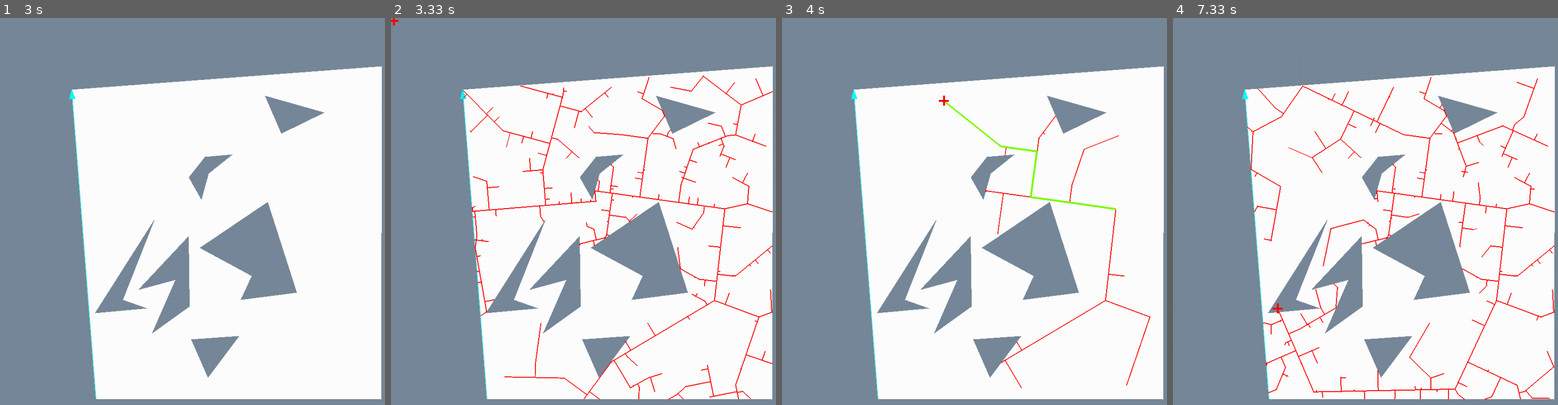
Above: before the commit, frames 1-4 (left to right).
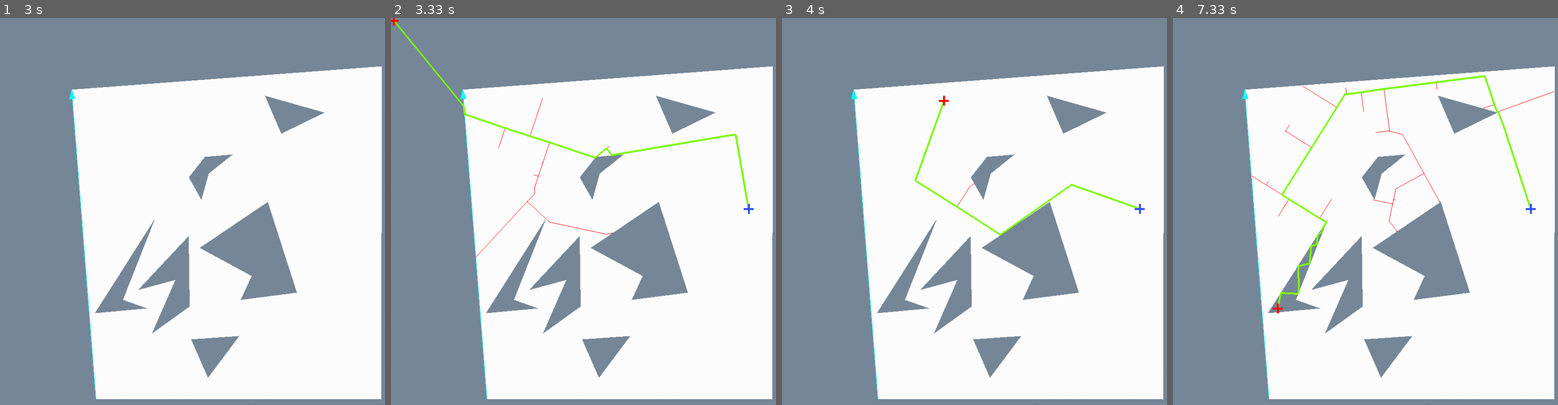
Above: after the commit, the same moments.

Repository: DoYouEvenStackSmash/planning-algorithms-exercises
Game: pygame game, started from src/ch5/random-dense-tree/rdt-demo.py
Two runs of this game, one before a commit and one after it. Both use one fixed random seed, a clock stepped at 60 frames per second and the inputs below.
Inputs (mouse positions are in pixels of both pictures, inside the frame that each line leads up to):
- Up to frame 1 (3 s): no input
- Up to frame 2 (3.33 s): no input
- Up to frame 3 (4 s): move the mouse to (1005, 176) at 3.37 s; move the mouse to (943, 99) at 3.87 s
- Up to frame 4 (7.33 s): move the mouse to (1230, 149) at 4.47 s; move the mouse to (1511, 172) at 5.25 s; move the mouse to (1265, 95) at 6.15 s; move the mouse to (1276, 308) at 7.13 s

Frame 1 is identical in both runs. In frame 2, 3.8% of the frame differs, in the area x 0-100%, y 0-99%; in frame 3, 1.4%; in frame 4, 4.1%, in the area x 19-100%, y 14-99%.

Commit message:
updated the rdt for better performance

Diff:
--- a/src/ch5/random-dense-tree/helpers.py
+++ b/src/ch5/random-dense-tree/helpers.py
@@ -147,7 +147,7 @@
         return edge_list[min_eidx]
 
 
-def check_path(vlist, obs_edge_set, sv_idx, tpt, edge_set):
+def check_path(vlist, obs_edge_set, sv_idx, tpt, edge_set, ovl):
     """
     Given a source point and a target point, computes the closest point between them on the boundary of an obstacle
     if it exists, otherwise creates the goal point.
@@ -158,7 +158,7 @@
 
     # check each obstacle edge for intersections
     for e in obs_edge_set:
-        p1, p2 = e
+        p1, p2 = ovl[e[0]].pt, ovl[e[1]].pt
         I = VerticalCellDecomposition.get_intersection_pt(p1, p2, sv, theta)
         if test_for_intersection(p1, p2, sv, theta):
             d = dist(I, sv)
@@ -187,7 +187,7 @@
     Returns True/False
     """
     I = VerticalCellDecomposition.get_intersection_pt(A, B, C, theta)
-    T = mfn.pol2car(C, 0.1, theta)
+    T = mfn.pol2car(C, 0.2, theta)
     test_distance = mfn.euclidean_dist(T, I)
     curr_distance = mfn.euclidean_dist(C, I)
 
--- a/src/ch5/random-dense-tree/rdt-demo.py
+++ b/src/ch5/random-dense-tree/rdt-demo.py
@@ -15,9 +15,9 @@
 
 
 rng = np.random.default_rng()
-rand_val = lambda: (int(rng.uniform(0, 10)))
+rand_val = lambda: (int(rng.uniform(0, 3)))
 
-def RDT_loop(screen, start, goal, obs_edge_set, input_points):
+def RDT_loop(screen, start, goal, obs_edge_set, input_points, obstacle_vertex_list):
     """
     Given a start and goal, construct an RDT over the world in search of the goal
     """
@@ -25,15 +25,27 @@
     edge_set = set()
     global rand_val
     el = None
-
-    for i in range(len(input_points)):
+    # randvals = [rand_val() for _ in range(len(input_points))]
+    i = 0
+    while i < len(input_points):
         tpt = input_points[i]
-
         # beeline for the goal
         if rand_val() == 1:
             tpt = goal
+            i = i-1
+        else:
+            f2 = get_nearest_feature(obstacle_vertex_list, obs_edge_set, tpt)
+            n = None
+            if len(f2) > 1:
+                n = get_normal_pt((obstacle_vertex_list[f2[0]].pt, obstacle_vertex_list[f2[1]].pt), tpt)
+            else:
+                n = obstacle_vertex_list[f2[0]].pt
+            if dist(tpt, n) < 1:
+                i+=1
+                continue
+
         f = get_nearest_feature(vlist, edge_set, tpt)
-        oreal = 0
+        # oreal = 0
 
         # nearest feature is an edge
         if len(f) > 1:
@@ -45,30 +57,31 @@
             vlist.append(nv)
             # break the edge at the normal point
             addV2E(vlist, edge_set, f, nv_idx)
-            oreal+=1
+            # oreal+=1
             # set nearest feature to the new vertex breaking the edge
             f = [nv_idx]
 
         # set source vertex to the nearest feature
         sv_idx = f[0]
 
-        foreal = len(edge_set)
+        # foreal = len(edge_set)
         # add the new edge if it exists
-        flag = check_path(vlist, obs_edge_set, sv_idx, tpt,edge_set)
-        oreal += foreal - len(edge_set)
+        flag = check_path(vlist, obs_edge_set, sv_idx, tpt,edge_set, obstacle_vertex_list)
+        # oreal += foreal - len(edge_set)
+        i+=1
 
-        # render the current tree
-        for e in list(edge_set)[-oreal:]:
-            p1, p2 = vlist[e[0]].pt, vlist[e[1]].pt
-            pafn.frame_draw_line(screen, (p1,p2),pafn.colors["red"])
 
         # finish
         if tpt == goal and flag:
+                    # render the current tree
+            for e in list(edge_set):
+                p1, p2 = vlist[e[0]].pt, vlist[e[1]].pt
+                pafn.frame_draw_line(screen, (p1,p2),pafn.colors["red"])
             # compute the path between start and goal
             pth = get_path(build_inverted_tree(list(edge_set), 0), 0, len(vlist)-1)
             for j,p in enumerate(pth):
                 pafn.frame_draw_bold_line(screen, [vlist[p[0]].pt, vlist[p[1]].pt], pafn.colors["lawngreen"])
-            break
+            return
 
 
 get_adj_succ = lambda p: p.get_half_edge().get_next_half_edge().get_source_vertex()
@@ -84,9 +97,17 @@
 
     ID, dcel = sq_test_obj()
     oel = dcel.construct_global_edge_list()
+    opl = {v2pt(e.get_source_vertex()):i for i,e in enumerate(oel)}
+    ovl = [V(k) for k,v in opl.items()]
+
+    # print(opl[0].pt)
     obs_edge_set = set()
     for e in oel:
-        obs_edge_set.add((v2pt(edge_vtx(e)), v2pt(get_adj_succ(edge_vtx(e)))))
+        val = v2pt(edge_vtx(e))
+        val2 = v2pt(get_adj_succ(edge_vtx(e)))
+        # obs_edge_set.add((v2pt(edge_vtx(e)), v2pt(get_adj_succ(edge_vtx(e)))))
+        if (opl[val2], opl[val]) not in obs_edge_set:
+            obs_edge_set.add((opl[val], opl[val2]))
 
     # sample the input space
     input_points = get_rand_sequence(300)
@@ -94,7 +115,7 @@
     draw_face(screen, dcel, ID)
     pygame.display.update()
     s = (330,600)
-    g = (700,400)
+    g = (750,400)
     last = None
     time.sleep(3)
     while 1:
@@ -107,7 +128,8 @@
             last = goal
             pafn.clear_frame(screen)
             draw_face(screen, dcel, ID)
-            RDT_loop(screen, g,goal,obs_edge_set,input_points)
+            RDT_loop(screen, goal,g,obs_edge_set,input_points, ovl)
+            pafn.frame_draw_cross(screen, g, pafn.colors["indigo"])
             pafn.frame_draw_cross(screen, goal, pafn.colors["red"])
             pygame.display.update()
 
